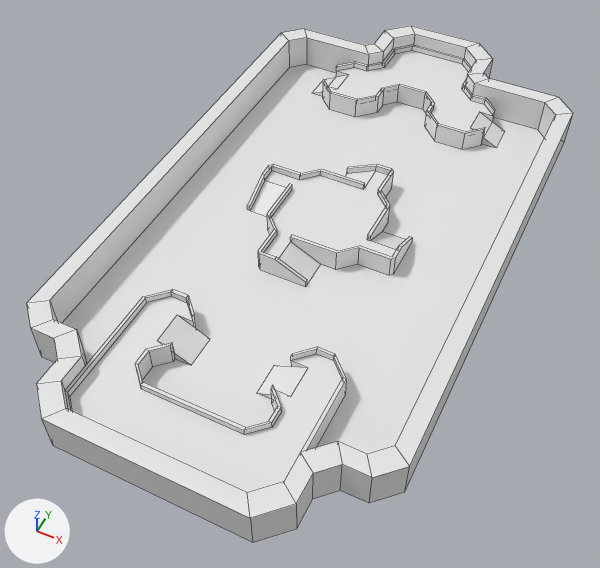
Two versions of the Blender file blends/map1.blend, one commit apart.
The view is the same before and after, from a 50 mm lens placed at (15.1, -34.1, 36.2), pointed at (-0.1, -3.7, -1.9). The axes (+X, +Y, +Z) are drawn at lower left. The lights are the same throughout. Mesh edges are drawn as thin lines. Materials are left out; every surface is plain grey.

Before the edit, the objects in view are built like this:
```python
me_cube_009 = bpy.data.meshes.new('Cube.009')
me_cube_009.from_pydata(...)  # 96 vertices, 74 faces; spans x -5.5..5.5, y -10.1..10.1, z -1.0..4.1
me_cube_009.materials.append(mat_material_003)
me_cube_010 = bpy.data.meshes.new('Cube.010')
me_cube_010.from_pydata(...)  # 111 vertices, 66 faces, 2 loose edges; spans x -2.6..2.6, y -2.6..2.6, z -1.0..1.8
me_cube_010.materials.append(mat_material_001)
me_cube_016 = bpy.data.meshes.new('Cube.016')
me_cube_016.from_pydata(...)  # 106 vertices, 81 faces; spans x -3.1..3.1, y -2.35..2.35, z -1.4..1.4
me_cube_016.materials.append(mat_lair)
me_cube_017 = bpy.data.meshes.new('Cube.017')
me_cube_017.from_pydata(...)  # 112 vertices, 84 faces; spans x -3.5..3.5, y -2.1..2.1, z -1.0..1.8
me_cube_017.materials.append(mat_material_002)
ob_goal = bpy.data.objects.new('Goal', me_cube_017)
ob_goal.location = (0.0, 15.0, 0.5)
ob_goal.rotation_euler = (0.0, 0.0, 3.142)  # degrees (0, 0, 180)
ob_goal.scale = (2.0, 2.0, 0.5)
ob_hideout = bpy.data.objects.new('Hideout', me_cube_016)
ob_hideout.location = (0.0, -14.5, 0.7)
ob_hideout.scale = (2.0, 2.0, 0.5)
ob_jail = bpy.data.objects.new('Jail', me_cube_010)
ob_jail.location = (0.0, 0.0, 0.5)
ob_jail.scale = (2.0, 2.0, 0.5)
ob_wall = bpy.data.objects.new('Wall', me_cube_009)
ob_wall.location = (0.0, 0.0, 0.25)
ob_wall.scale = (2.0, 2.0, 0.5)
```
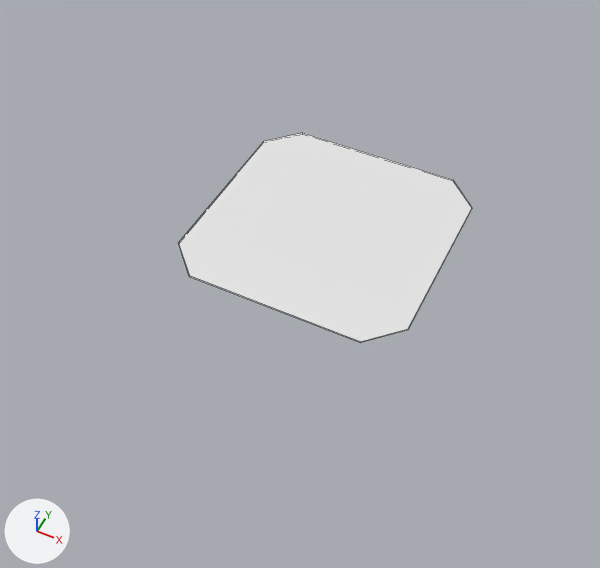
The change, as a diff of the scene's bpy script:
```diff
--- a/blends/map1.blend.py
+++ b/blends/map1.blend.py
@@ me_cube_010 @@
 # used by ob_jail; location = (0.0, 0.0, 0.5); scale = (2.0, 2.0, 0.5)
-me_cube_010.from_pydata(...)  # 111 vertices, 66 faces, 2 loose edges; spans x -2.6..2.6, y -2.6..2.6, z -1.0..1.8
+me_cube_010.from_pydata(...)  # 16 vertices, 10 faces; spans x -7.5..7.5, y -7.5..7.5, z -1.0..-0.9
+# me_cube_010 part 1: the whole mesh is rebuilt
+# me_cube_010 part 2
+# 8 vertices are added at x -7.5..7.5, y -7.5..7.5, z -1.0
+# 8 new vertices lie (0.0, 0.0, 0.1) away from vertices in x -7.5..7.5, y -7.5..7.5, z -1.0
+# 10 new faces join them
@@ ob_goal @@
 ob_goal.scale = (2.0, 2.0, 0.5)
+ob_goal.hide_set(True)  # its collection is switched off
@@ ob_hideout @@
 ob_hideout.scale = (2.0, 2.0, 0.5)
+ob_hideout.hide_set(True)  # its collection is switched off
@@ ob_wall @@
 ob_wall.scale = (2.0, 2.0, 0.5)
+ob_wall.hide_set(True)  # its collection is switched off
@@ ob_jail @@
 ob_jail = bpy.data.objects.new('Jail', me_cube_010)
-ob_jail.location = (0.0, 0.0, 0.5)
-ob_jail.scale = (2.0, 2.0, 0.5)
+ob_jail.location = (0.0, 0.0, 0.95)
```

What differs and where, as boxes (x1, y1, x2, y2) in the pictures (600 x 568 px):
'Wall', hidden: before (27, 26, 573, 543)
'Jail', reshaped, moved, rescaled (76% wider, 70% taller): before (247, 164, 413, 287); after (179, 133, 472, 343)
'Hideout', hidden: before (65, 289, 347, 493)
'Goal', hidden: before (312, 45, 505, 149)
part 1 of me_cube_010, deleted: before (247, 164, 413, 287)
part 2 of me_cube_010, added: after (179, 133, 472, 343)
